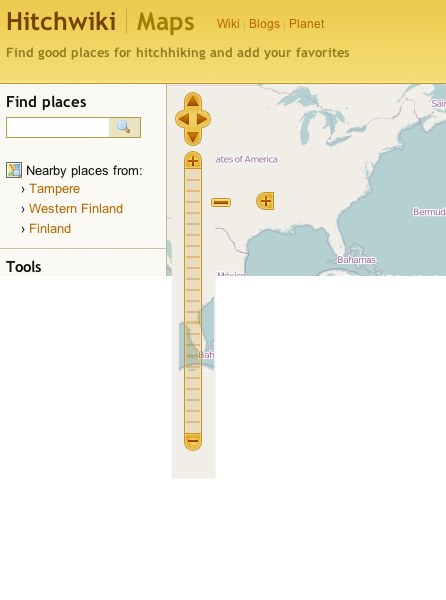
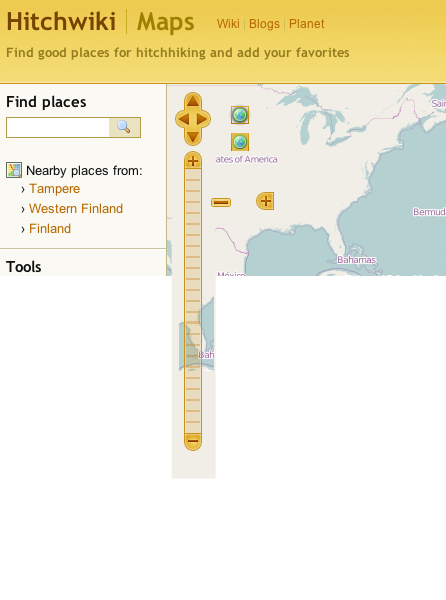
Layered file, before and after one edit (w=446, h=600). Changes by layer:
added group "z copy" with 3 layers above "z" over 231, 133, 249, 151
added layer "Layer 16 copy" in group "z copy" over 231, 133, 249, 151
added layer "Layer 15 copy" in group "z copy" over 233, 135, 247, 149
added layer "Layer 17" in group "z copy" over 232, 133, 248, 151
added group "z" with 2 layers above "open +" over 231, 106, 249, 124
added layer "Layer 16" in group "z" over 231, 106, 249, 124
added layer "Layer 15" in group "z" over 233, 108, 247, 122
